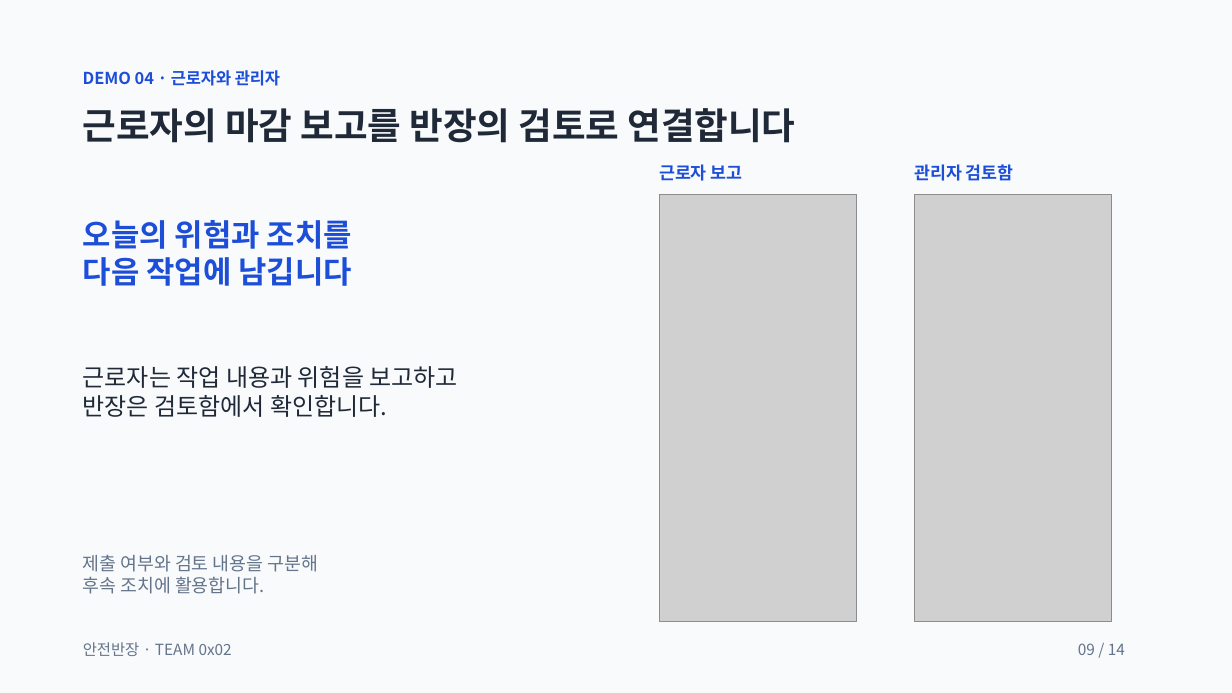
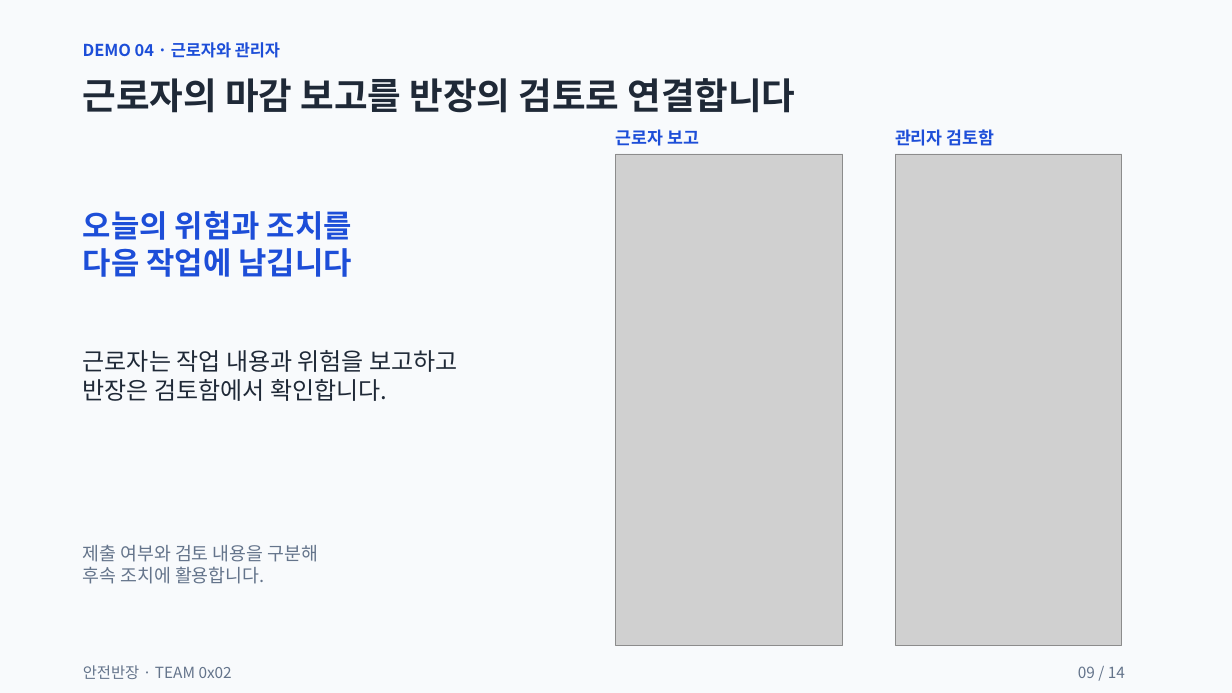
Before and after one commit to CheonjiKim/0x02-anjeon-banjang, a slide deck: slide 9 of presentation/finals/안전반장_4분·10분_공용.pptx. Drawn at 1232x693 pixels with LibreOffice and Linux fonts; fonts in the diff are those of the drawing; grey boxes stand for pictures; background and template pictures are left out. Boxes give left, top, right and bottom in pixels: in the first picture for what was removed or moved away, otherwise in the second. Text is boxed around its words. In the diff, an @@ line names an element or a change of style, - is before the commit and + after.

Commit message:
fix: enlarge presentation demo captures by fifteen percent

```diff
--- a/presentation/finals/안전반장_4분·10분_공용.pptx
+++ b/presentation/finals/안전반장_4분·10분_공용.pptx
@@ text "DEMO 04 · 근로자와 관리자" moved from (x1=83, y1=70, x2=280, y2=86) to (x1=83, y1=42, x2=280, y2=58) @@
@@ text "근로자의 마감 보고를 반장의 검토로 ..." moved from (x1=83, y1=108, x2=796, y2=143) to (x1=83, y1=78, x2=796, y2=113) @@
@@ text "근로자 보고" moved from (x1=659, y1=164, x2=743, y2=181) to (x1=616, y1=129, x2=699, y2=146) @@
@@ text "관리자 검토함" moved from (x1=914, y1=164, x2=1014, y2=181) to (x1=895, y1=129, x2=995, y2=146) @@
@@ picture resized from (x1=660, y1=194, x2=858, y2=621) to (x1=616, y1=154, x2=844, y2=645) @@
@@ picture resized from (x1=915, y1=194, x2=1113, y2=621) to (x1=896, y1=154, x2=1123, y2=645) @@
@@ text "오늘의 위험과 조치를" moved from (x1=83, y1=220, x2=352, y2=286) to (x1=83, y1=211, x2=352, y2=277) @@
@@ text "근로자는 작업 내용과 위험을 보고하고" moved from (x1=83, y1=366, x2=457, y2=417) to (x1=83, y1=350, x2=457, y2=401) @@
@@ text "제출 여부와 검토 내용을 구분해" moved from (x1=83, y1=555, x2=319, y2=594) to (x1=83, y1=545, x2=319, y2=584) @@
@@ text "안전반장 · TEAM 0x02" moved from (x1=83, y1=642, x2=232, y2=656) to (x1=83, y1=665, x2=232, y2=679) @@
@@ text "09 / 14" moved from (x1=1078, y1=643, x2=1125, y2=655) to (x1=1078, y1=666, x2=1125, y2=678) @@
```
Also in this commit, not shown: 4 other slides changed, 1 other file.
